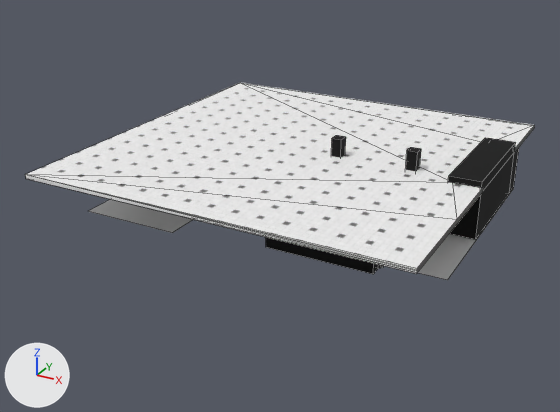
Before and after pictures for a commit that changed the Blender file scene.blend.
Both versions are drawn from a 50 mm lens placed at (56.2, -107.5, 52.5), pointed at (-1.8, -2.1, -0.2). The lights are fixed; the arrows at lower left show +X, +Y and +Z. Mesh edges are drawn as thin lines.
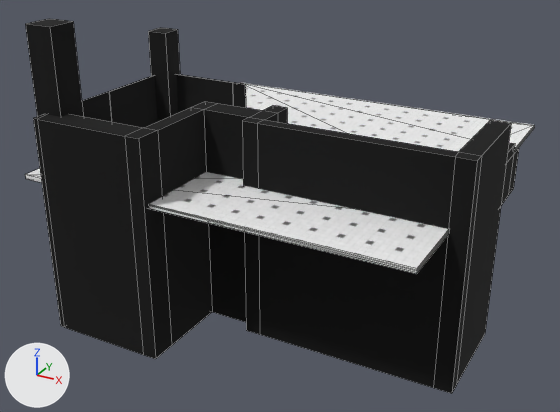
Location of each change, (x1, y1, x2, y2) in pixels of the pictures (560 x 412 px; the box of a moved part takes in the faces that stretch with it):
'Plane.003', added (black)
    after: (33, 74, 511, 393)
'Cube.005', added (black)
    after: (25, 18, 83, 117)
'Plane', reshaped (not visible afterwards)
    before: (89, 188, 514, 280)
'Cube.006', added (black)
    after: (148, 27, 180, 121)
part 1 of me_plane, moved or reshaped (not visible afterwards)
    before: (89, 199, 193, 233)
'Cube.003', unchanged, covered by the edit
    before: (448, 137, 519, 239)
    after: (501, 143, 519, 205)
'Cube.004', unchanged, covered by the edit
    before: (266, 237, 383, 274)

Edits to the bpy script that builds the scene:
```text
Change me_plane:
    where me_plane.from_pydata(...)  # 12 vertices, 5 faces; spans x -1.0..1.0, y -1.45..1.79, z 0.0
    used by ob_plane; location = (1.3, 0.0, 0.0); scale = (29.8, 13.6, 13.6)
    me_plane part 1
    me_plane.vertices[10].co: (-0.42, -1.45, 0.0) -> (-0.42, -1.78, 0.0)  # pixel (172, 232) -> not seen
    me_plane.vertices[11].co: (-1.0, -1.45, 0.0) -> (-1.0, -1.78, 0.0)  # pixel (87, 211) -> not seen
Add me_plane_003:
    me_plane_003.from_pydata(...)  # 72 vertices, 70 faces; spans x -1.0..1.0, y -1.94..-0.16, z -0.05..3.43
    me_plane_003.materials.append(mat_material_001)  # black #000000
Add ob_plane_003:
    ob_plane_003 = bpy.data.objects.new('Plane.003', me_plane_003)
    ob_plane_003.location = (-27.1, 5.1, 1.0)
    ob_plane_003.rotation_euler = (0.0, 1.571, 0.0)  # degrees (0, 90, 0)
    ob_plane_003.scale = (17.8, 17.8, 17.8)
Add ob_cube_006:
    ob_cube_006 = bpy.data.objects.new('Cube.006', me_cube_002.copy())  # the mesh of ob_cube_001
    ob_cube_006.location = (-26.7, 1.3, 7.9)
    ob_cube_006.scale = (1.82, 1.82, -18.6)
Add ob_cube_005:
    ob_cube_005 = bpy.data.objects.new('Cube.005', me_cube_002.copy())  # the mesh of ob_cube_001
    ob_cube_005.location = (-27.2, -24.6, 7.9)
    ob_cube_005.scale = (2.35, 2.35, -24.0)
```
